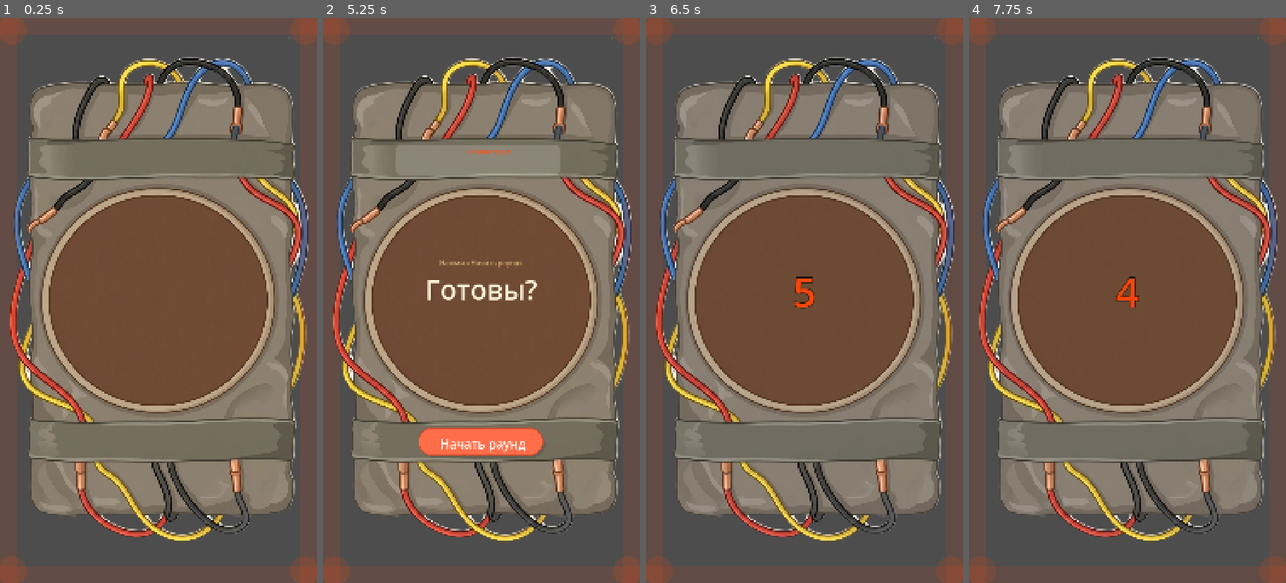
Above: before the commit, frames 1-4 (left to right).
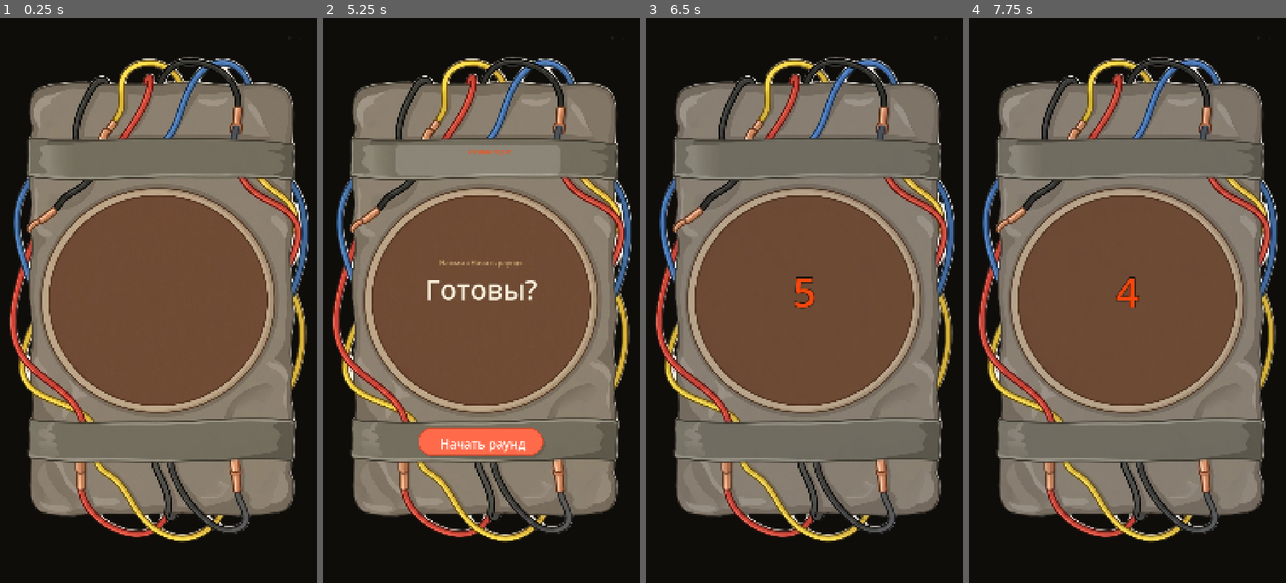
Above: after the commit, the same moments.

Repository: GGamezebo/GodBomb
Game: Godot game, scene res://src/contexts/game_context/game_context.tscn
The game is run twice, just before and just after one commit, with the same random seed, the same clock (stepped at 60 frames per second) and the same inputs. This scene is started directly instead of the project's main scene.
Inputs (mouse positions are in pixels of both pictures, inside the frame that each line leads up to):
- Up to frame 1 (0.25 s): no input
- Up to frame 2 (5.25 s): tap Enter at 0.5, 0.6, 2, 2.1, 3.5, 3.6, 5.1 s; move the mouse to (551, 272) at 0.52 s; click (551, 272) at 0.67 s; tap Space at 1.25, 2.75, 4.25 s; drag from (418, 328) to (465, 413) at 1.27 s; move the mouse to (513, 176) at 2.02 s; click (513, 176) at 2.17 s; drag from (465, 413) to (386, 215) at 2.77 s; move the mouse to (576, 385) at 3.52 s; click (576, 385) at 3.67 s; drag from (386, 215) to (433, 159) at 4.27 s; move the mouse to (497, 300) at 5.02 s; click (497, 300) at 5.17 s
- Up to frame 3 (6.5 s): click "Начать раунд" at 5.75 s
- Up to frame 4 (7.75 s): drag from (1079, 159) to (1064, 328) at 6.52 s; move the mouse to (1197, 272) at 7.27 s; tap Enter at 7.35 s; click (1197, 272) at 7.42 s

The runs differ from the first frame. In frame 1, 33% of the frame differs, in the area x 0-100%, y 0-100%; in frame 2, 33%; in frame 3, 33%; in frame 4, 33%.
Error in both runs: Out of bounds get index '0' (on base: 'Array[GamePlayer]') (res://src/contexts/game_context/game_logic/game_session.gd:82)

Commit message:
color for players

Diff:
--- a/src/contexts/game_context/game_context.tscn
+++ b/src/contexts/game_context/game_context.tscn
@@ -75,20 +75,39 @@
 
 [node name="UI" type="CanvasLayer" parent="." unique_id=1341470968]
 
-[node name="BackgroundBomb" type="TextureRect" parent="UI" unique_id=226861383 node_paths=PackedStringArray("scaled_content")]
-anchors_preset = 15
-anchor_right = 1.0
-anchor_bottom = 1.0
-grow_horizontal = 2
-grow_vertical = 2
+[node name="BackgroundBomb" type="Control" parent="UI" unique_id=226861383 node_paths=PackedStringArray("bomb_art", "player_color_bg", "scaled_content")]
+layout_mode = 1
+anchors_preset = 15
+anchor_right = 1.0
+anchor_bottom = 1.0
+grow_horizontal = 2
+grow_vertical = 2
+mouse_filter = 2
+script = ExtResource("27")
+game_events = ExtResource("15")
+bomb_art = NodePath("BombArt")
+player_color_bg = NodePath("PlayerColorBackground")
+scaled_content = NodePath("ScaledContent")
+hint_marker = NodePath("ScaledContent/PlayerName")
+
+[node name="PlayerColorBackground" type="ColorRect" parent="UI/BackgroundBomb"]
+layout_mode = 1
+anchors_preset = 15
+anchor_right = 1.0
+anchor_bottom = 1.0
+grow_horizontal = 2
+grow_vertical = 2
+mouse_filter = 2
+color = Color(0.06, 0.05, 0.04, 1)
+
+[node name="BombArt" type="TextureRect" parent="UI/BackgroundBomb"]
+layout_mode = 0
+offset_right = 1080.0
+offset_bottom = 1920.0
 mouse_filter = 2
 texture = ExtResource("26")
 expand_mode = 1
 stretch_mode = 6
-script = ExtResource("27")
-game_events = ExtResource("15")
-scaled_content = NodePath("ScaledContent")
-hint_marker = NodePath("ScaledContent/PlayerName")
 
 [node name="ScaledContent" type="Control" parent="UI/BackgroundBomb" unique_id=628158409]
 anchors_preset = 0
--- a/src/contexts/game_context/ui/game_hud.gd
+++ b/src/contexts/game_context/ui/game_hud.gd
@@ -12,7 +12,6 @@
 @export var result_label: RichTextLabel
 
 var listener: EventListener = EventListener.new()
-var _vignette: GameBattleVignette
 var _player_strip: GamePlayerStrip
 var _syllable_card: GameSyllableCard
 var _action_hints: GameActionHints
@@ -43,10 +42,10 @@
 	listener.deinit()
 
 
-func _find_bomb_layout() -> MenuBombLayout:
+func _find_bomb_layout() -> GameBombBackground:
 	var ui := get_parent()
 	if ui:
-		return ui.get_node_or_null("BackgroundBomb") as MenuBombLayout
+		return ui.get_node_or_null("BackgroundBomb") as GameBombBackground
 	return null
 
 
@@ -92,13 +91,6 @@
 
 func _build_ui() -> void:
 	var design_root := _get_design_root()
-
-	_vignette = GameBattleVignette.new()
-	_vignette.game_events = game_events
-	_vignette.set_anchors_preset(Control.PRESET_TOP_LEFT)
-	_vignette.size = DESIGN_SIZE
-	_vignette.z_index = 1
-	design_root.add_child(_vignette)
 
 	_battle_layer = Control.new()
 	_battle_layer.name = "BattleLayer"
--- a/src/features/background/game_bomb_background.gd
+++ b/src/features/background/game_bomb_background.gd
@@ -1,44 +1,100 @@
 class_name GameBombBackground
-extends MenuBombLayout
+extends Control
+
+const DESIGN_SIZE := Vector2(1080.0, 1920.0)
+const TINT_TWEEN := 0.35
+const NEUTRAL_BG := Color(0.06, 0.05, 0.04, 1.0)
+
+signal layout_applied
 
 @export var game_events: GameEvents
+@export var bomb_art: TextureRect
+@export var player_color_bg: ColorRect
+@export var scaled_content: Control
+@export var hint_marker: NodePath
 @export var pulse_speed: float = 6.0
 
 var listener: EventListener = EventListener.new()
 var _tween: Tween
+var _tint_tween: Tween
 var _alert_active: bool = false
 var _content_base_pos: Vector2 = Vector2.ZERO
+var _base_tint: Color = NEUTRAL_BG
+var _hint_marker_node: Node2D
 
 
 func _ready() -> void:
-	super._ready()
+	if bomb_art == null:
+		bomb_art = get_node_or_null("BombArt") as TextureRect
+	if player_color_bg == null:
+		player_color_bg = get_node_or_null("PlayerColorBackground") as ColorRect
+	if scaled_content == null:
+		scaled_content = get_node_or_null("ScaledContent") as Control
+	if not hint_marker.is_empty():
+		_hint_marker_node = get_node_or_null(hint_marker) as Node2D
+	elif scaled_content and scaled_content.has_node("PlayerName"):
+		_hint_marker_node = scaled_content.get_node("PlayerName") as Node2D
+	if scaled_content:
+		_content_base_pos = scaled_content.position
+	if player_color_bg:
+		player_color_bg.color = NEUTRAL_BG
+	resized.connect(_apply_layout)
 	if not game_events:
 		game_events = load("res://src/common/game_events.tres") as GameEvents
-	if scaled_content:
-		_content_base_pos = scaled_content.position
-	if not layout_applied.is_connected(_on_layout_applied):
-		layout_applied.connect(_on_layout_applied)
 	if game_events:
 		listener.add(game_events.ev_game_state_changed, _on_game_state_changed)
 		listener.add(game_events.ev_alert, _on_alert)
+		listener.add(game_events.ev_current_player_changed, _on_current_player_changed)
+	call_deferred("_apply_layout")
 	_apply_state(FSMGameStates.READY_TO_START)
 
 
 func _exit_tree() -> void:
 	listener.deinit()
 	_kill_tween()
+	_kill_tint_tween()
+
+
+func get_hint_marker_design_position() -> Vector2:
+	if _hint_marker_node:
+		return _hint_marker_node.position
+	if scaled_content and scaled_content.has_node("PlayerName"):
+		return (scaled_content.get_node("PlayerName") as Node2D).position
+	return Vector2(DESIGN_SIZE.x * 0.5, 483.0)
+
+
+func get_cover_scale() -> float:
+	if size.x <= 0.0 or size.y <= 0.0:
+		return 1.0
+	return maxf(size.x / DESIGN_SIZE.x, size.y / DESIGN_SIZE.y)
+
+
+func _apply_layout() -> void:
+	if not scaled_content:
+		return
+	var scale_factor := get_cover_scale()
+	var scaled_size := DESIGN_SIZE * scale_factor
+	var offset := (size - scaled_size) * 0.5
+	scaled_content.scale = Vector2.ONE * scale_factor
+	scaled_content.position = offset
+	scaled_content.size = DESIGN_SIZE
+	if bomb_art:
+		bomb_art.scale = Vector2.ONE * scale_factor
+		bomb_art.position = offset
+		bomb_art.size = DESIGN_SIZE
+	_content_base_pos = scaled_content.position
+	layout_applied.emit()
 
 
 func _process(_delta: float) -> void:
-	if not _alert_active:
-		return
-	var pulse := 0.07 * sin(Time.get_ticks_msec() * 0.01 * pulse_speed)
-	modulate = Color(1.0 + pulse, 0.82 + pulse * 0.4, 0.62 + pulse * 0.25, 1.0)
-
-
-func _on_layout_applied() -> void:
-	if scaled_content:
-		_content_base_pos = scaled_content.position
+	if not _alert_active or player_color_bg == null:
+		return
+	var pulse := 0.06 * sin(Time.get_ticks_msec() * 0.01 * pulse_speed)
+	player_color_bg.color = _base_tint.lightened(pulse)
+
+
+func _on_current_player_changed(player: GamePlayer) -> void:
+	_apply_player_tint(SlimeColors.get_color(player.info.preset_id))
 
 
 func _on_game_state_changed(_from_state: String, to_state: String) -> void:
@@ -49,41 +105,79 @@
 	_alert_active = true
 
 
+func _slime_to_background(slime_color: Color) -> Color:
+	return slime_color.darkened(0.32)
+
+
+func _apply_player_tint(slime_color: Color, immediate: bool = false) -> void:
+	if not player_color_bg:
+		return
+	_base_tint = _slime_to_background(slime_color)
+	_kill_tint_tween()
+	if immediate:
+		player_color_bg.color = _base_tint
+		return
+	_tint_tween = create_tween()
+	_tint_tween.tween_property(player_color_bg, "color", _base_tint, TINT_TWEEN).set_trans(Tween.TRANS_SINE)
+
+
+func _clear_player_tint(immediate: bool = false) -> void:
+	_base_tint = NEUTRAL_BG
+	_kill_tint_tween()
+	if not player_color_bg:
+		return
+	if immediate:
+		player_color_bg.color = _base_tint
+		return
+	_tint_tween = create_tween()
+	_tint_tween.tween_property(player_color_bg, "color", _base_tint, TINT_TWEEN).set_trans(Tween.TRANS_SINE)
+
+
 func _apply_state(state: String) -> void:
 	match state:
-		FSMGameStates.READY_TO_START, FSMGameStates.PLAYER_CHOICE, FSMGameStates.COUNTDOWN:
+		FSMGameStates.READY_TO_START, FSMGameStates.PLAYER_CHOICE, FSMGameStates.COUNTDOWN, FSMGameStates.PLAY:
 			_alert_active = false
-			modulate = Color.WHITE
-			_play_ready_pulse()
-		FSMGameStates.PLAY:
-			_alert_active = false
-			modulate = Color.WHITE
-			_play_comes_flash()
+			_set_bomb_modulate(Color.WHITE)
+			if state == FSMGameStates.PLAY:
+				_play_comes_flash()
+			else:
+				_play_ready_pulse()
 		FSMGameStates.EXPLOSION:
 			_alert_active = false
 			_play_explosion()
 		FSMGameStates.RESULT:
 			_alert_active = false
-			modulate = Color(0.94, 0.92, 0.9, 1.0)
+			_set_bomb_modulate(Color.WHITE)
+			_clear_player_tint()
+
+
+func _set_bomb_modulate(color: Color) -> void:
+	if bomb_art:
+		bomb_art.modulate = color
 
 
 func _play_ready_pulse() -> void:
+	if not bomb_art:
+		return
 	_kill_tween()
 	_tween = create_tween()
-	_tween.tween_property(self, "modulate", Color(1.04, 1.02, 0.98, 1.0), 0.35).set_trans(Tween.TRANS_SINE)
-	_tween.tween_property(self, "modulate", Color.WHITE, 0.35)
+	_tween.tween_property(bomb_art, "modulate", Color(1.04, 1.02, 0.98, 1.0), 0.35).set_trans(Tween.TRANS_SINE)
+	_tween.tween_property(bomb_art, "modulate", Color.WHITE, 0.35)
 
 
 func _play_comes_flash() -> void:
-	_kill_tween()
-	modulate = Color(1, 1, 1, 0.88)
+	if not bomb_art:
+		return
+	_kill_tween()
+	bomb_art.modulate = Color(1, 1, 1, 0.88)
 	_tween = create_tween()
-	_tween.tween_property(self, "modulate", Color.WHITE, 0.45).set_trans(Tween.TRANS_SINE)
+	_tween.tween_property(bomb_art, "modulate", Color.WHITE, 0.45).set_trans(Tween.TRANS_SINE)
 
 
 func _play_explosion() -> void:
 	_kill_tween()
-	modulate = Color(1.45, 0.42, 0.12, 1.0)
+	if bomb_art:
+		bomb_art.modulate = Color(1.45, 0.42, 0.12, 1.0)
 	_tween = create_tween()
 	if scaled_content:
 		var base := _content_base_pos
@@ -91,10 +185,17 @@
 			var offset := Vector2(randf_range(-10, 10), randf_range(-10, 10))
 			_tween.tween_property(scaled_content, "position", base + offset, 0.04)
 		_tween.tween_property(scaled_content, "position", base, 0.06)
-	_tween.parallel().tween_property(self, "modulate", Color(1.15, 0.32, 0.08, 0.75), 0.28)
+	if bomb_art:
+		_tween.parallel().tween_property(bomb_art, "modulate", Color.WHITE, 0.28)
 
 
 func _kill_tween() -> void:
 	if _tween:
 		_tween.kill()
 		_tween = null
+
+
+func _kill_tint_tween() -> void:
+	if _tint_tween:
+		_tint_tween.kill()
+		_tint_tween = null
